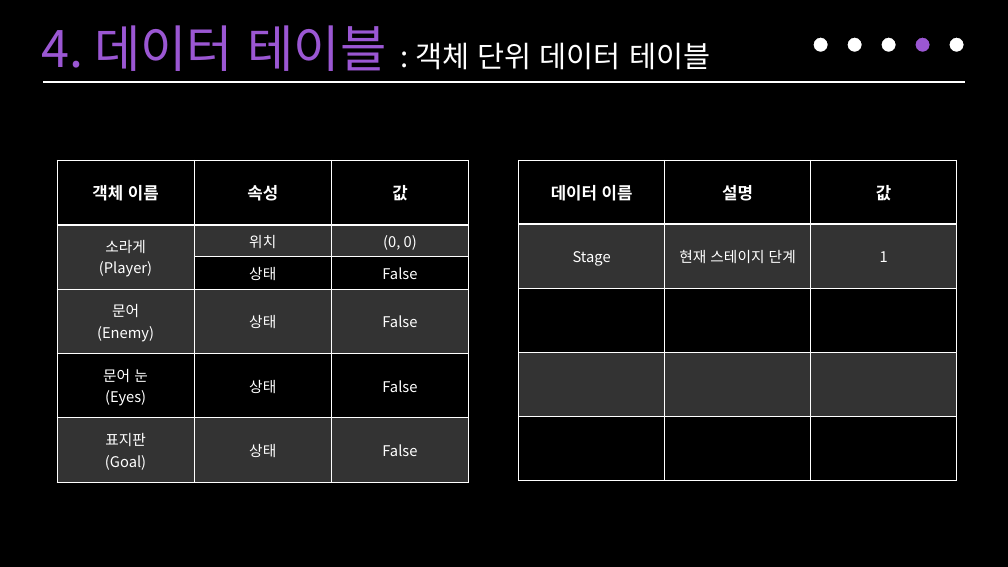
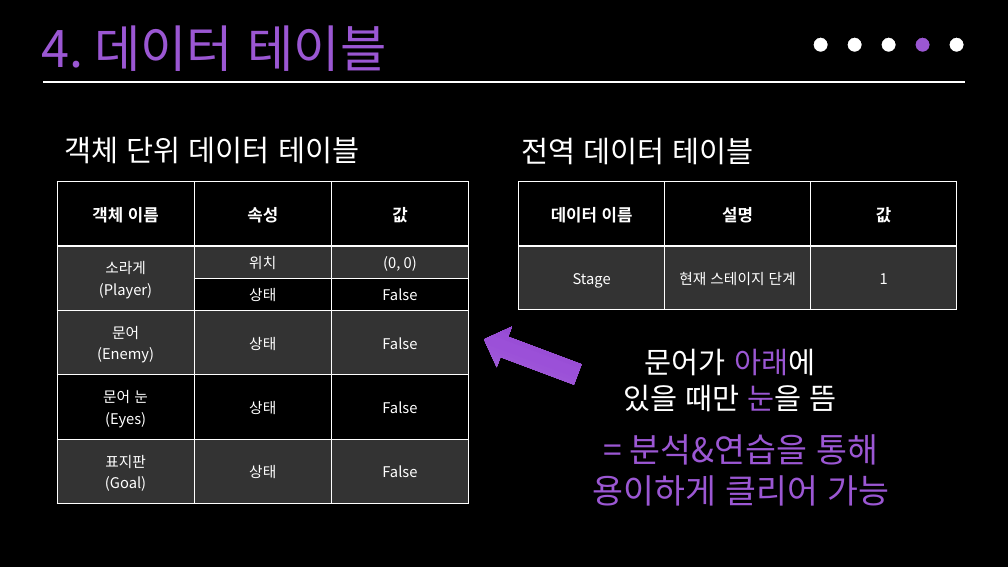
Before and after one commit to neoyeon/leeSeoYeon, a slide deck: slide 17 of 게임제작1_01_3조.pptx. Drawn at 1008x567 pixels with LibreOffice and Linux fonts; fonts in the diff are those of the drawing. Boxes give left, top, right and bottom in pixels: in the first picture for what was removed or moved away, otherwise in the second. Text is boxed around its words. In the diff, an @@ line names an element or a change of style, - is before the commit and + after.

```diff
--- a/게임제작1_01_3조.pptx
+++ b/게임제작1_01_3조.pptx
@@ text at (41, 25, 386, 71): text changed; size 28 to 48 pt; text colour #FFFFFF to #9B57D3 @@
-4. 데이터 테이블 : 객체 단위 데이터 테이블
+4. 데이터 테이블
@@ text added at (64, 136, 359, 164), 28 pt, text #FFFFFF @@
+객체 단위 데이터 테이블
@@ text added at (521, 137, 754, 165), 28 pt, text #FFFFFF @@
+전역 데이터 테이블
@@ table: place and size @@
-table at (57, 160, 467, 482)
+table at (57, 181, 467, 504)
@@ table at (519, 181, 957, 310) @@
-row 3:  |  | 
-row 4:  |  | 
-row 5:  |  | 
@@ table: place and size @@
-table at (519, 160, 957, 481)
+table at (519, 181, 957, 310)
@@ right arrow added at (477, 319, 585, 394), fill gradient #A66ED9 to #9C51D9 to #8B41C8 @@
@@ text added at (623, 348, 837, 412), 28 pt, text #FFFFFF @@
+문어가 아래에
+있을 때만 눈을 뜸
@@ text added at (592, 434, 890, 506), 32 pt, text #9B57D3 @@
+= 분석&연습을 통해
+용이하게 클리어 가능
```
Also in this commit, not shown: 4 other slides changed, 1 slide added, 1 slide removed.
